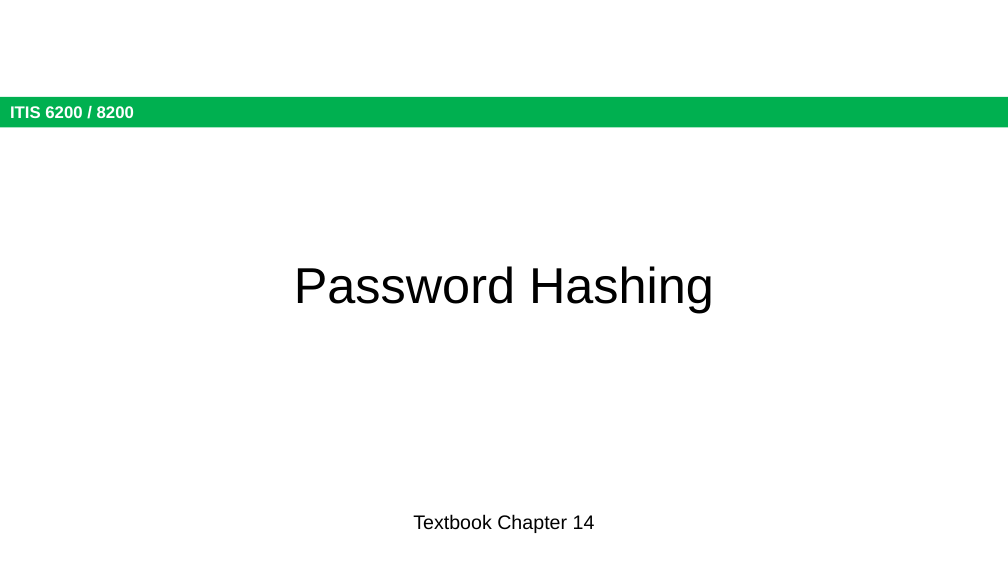
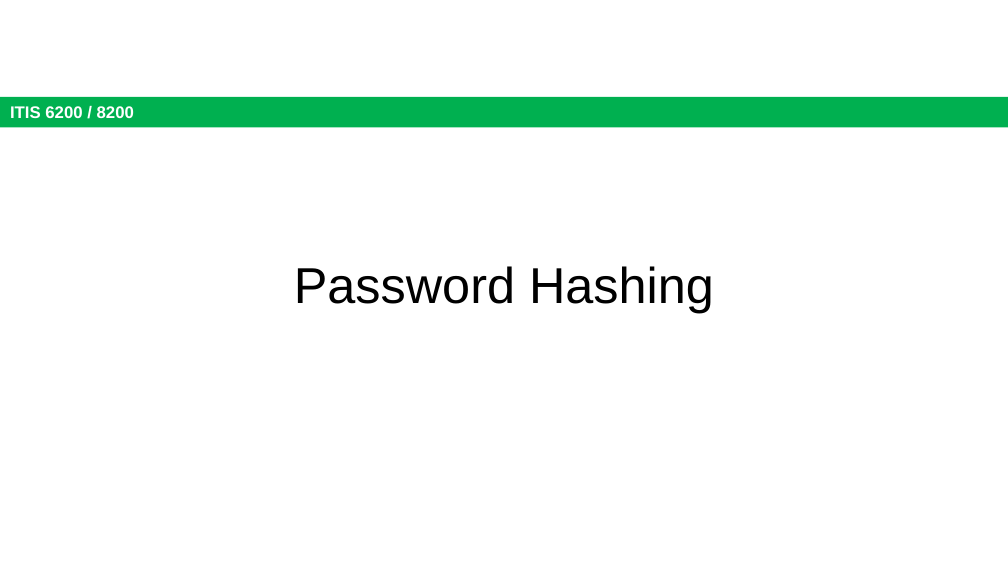
Before and after one commit to jx5c/github.io, a slide deck: slide 20 of teaching/ITIS6200/2023fa/lectures/lec07.pptx. Drawn at 1008x567 pixels with LibreOffice and Linux fonts; fonts in the diff are those of the drawing. Boxes give left, top, right and bottom in pixels: in the first picture for what was removed or moved away, otherwise in the second. Text is boxed around its words. In the diff, an @@ line names an element or a change of style, - is before the commit and + after.

```diff
--- a/teaching/ITIS6200/2023fa/lectures/lec07.pptx
+++ b/teaching/ITIS6200/2023fa/lectures/lec07.pptx
@@ text removed at [413,514,595,533] @@
-Textbook Chapter 14
```
Also in this commit, not shown: 10 other slides changed, 1 other file.
